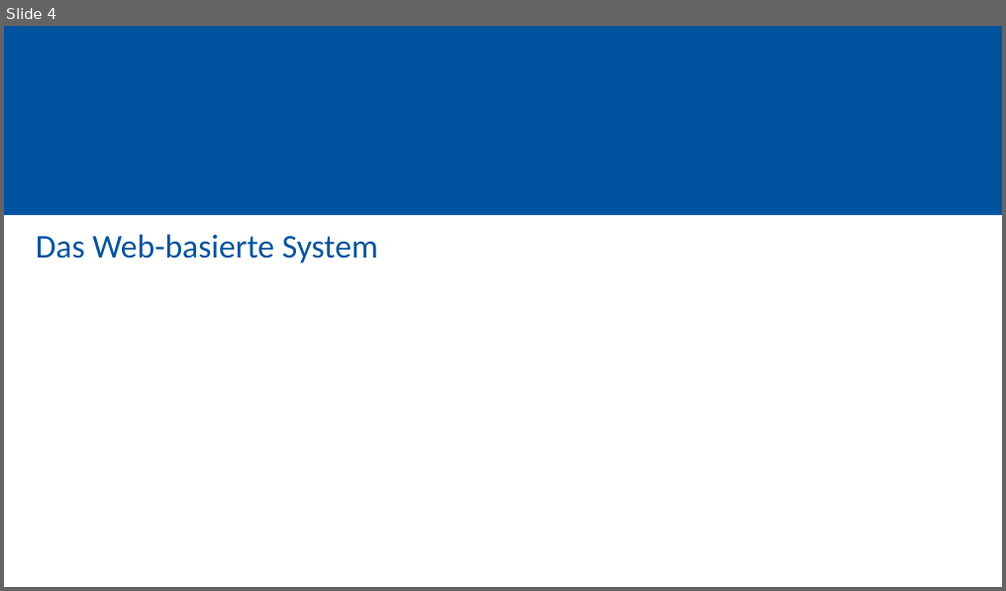
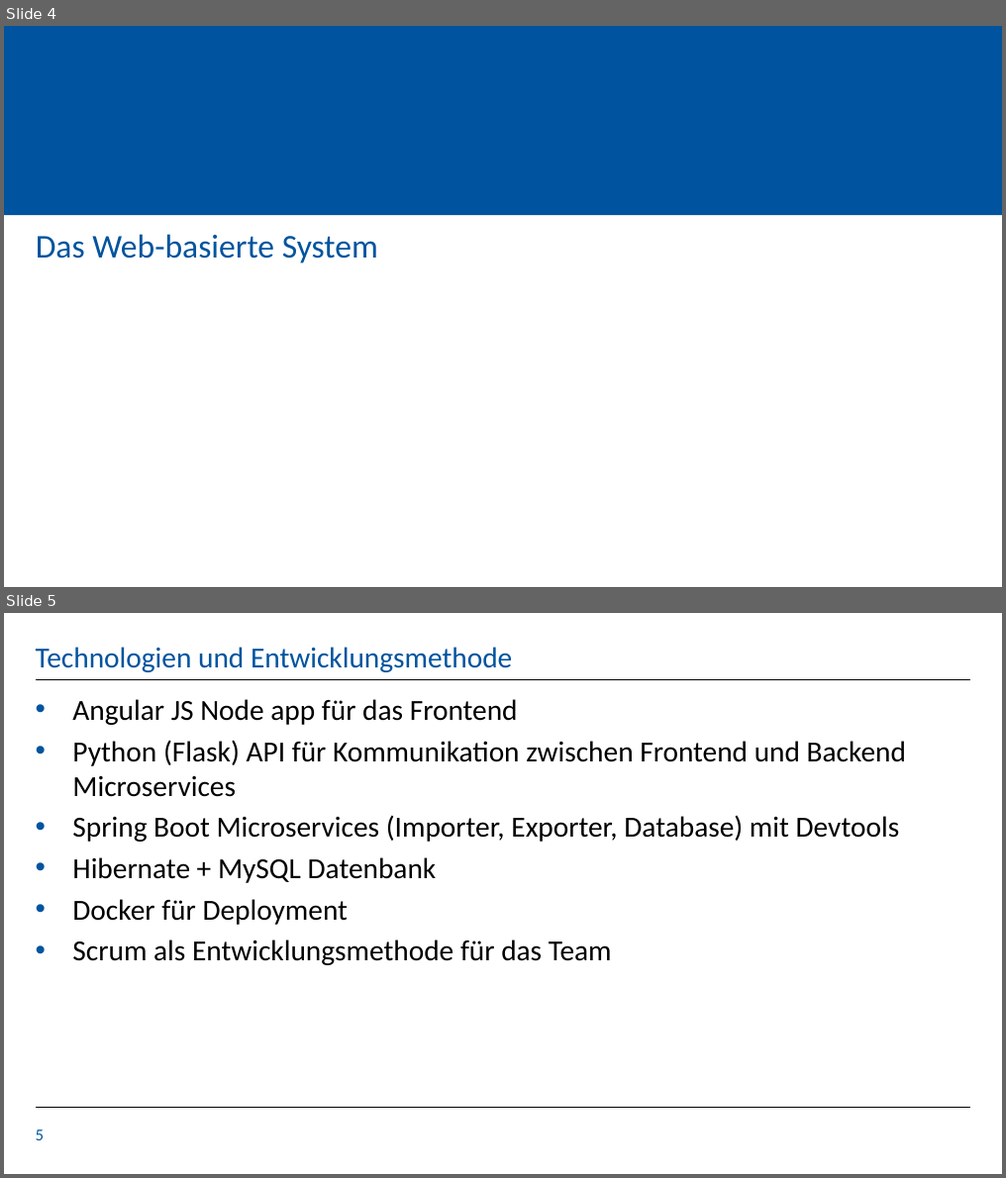
Before and after one commit to KaloyanT/gdis_test_suite, a slide deck: orga/GDIS_Final_Presentation.pptx. Shown one above the other, each under a label of ours: slide 4 before the commit, slides 4 and 5 after it. The pictures are 1006x591 and 1006x1178 pixels, drawn with LibreOffice and Linux fonts; fonts in the diff are those of the drawing; background and template pictures are left out. Boxes give left, top, right and bottom in pixels: in the first picture for what was removed or moved away, otherwise in the second. Text is boxed around its words. In the diff, an @@ line names an element or a change of style, - is before the commit and + after.

Commit message:
Updated Final Presentation

```diff
--- a/orga/GDIS_Final_Presentation.pptx
+++ b/orga/GDIS_Final_Presentation.pptx
@@ slide 5 added at (4,613,1002,1174), background #FFFFFF @@
@@ title added at (36,647,512,672), 28 pt, text #00549F @@
+Technologien und Entwicklungsmethode
@@ line added from (36, 679) to (970, 679), #000000 0.5 pt @@
@@ text added at (72,699,906,965), 28 pt, text #000000 @@
+• Angular JS Node app für das Frontend
+• Python (Flask) API für Kommunikation zwischen Frontend und Backend Microservices
+• Spring Boot Microservices (Importer, Exporter, Database) mit Devtools
+• Hibernate + MySQL Datenbank
+• Docker für Deployment
+• Scrum als Entwicklungsmethode für das Team
@@ line added from (36, 1108) to (970, 1108), #000000 0.5 pt @@
@@ page number added at (36,1130,44,1141), 16 pt, text #00549F @@
+5
```
Also in this commit, not shown: 1 other slide added.
